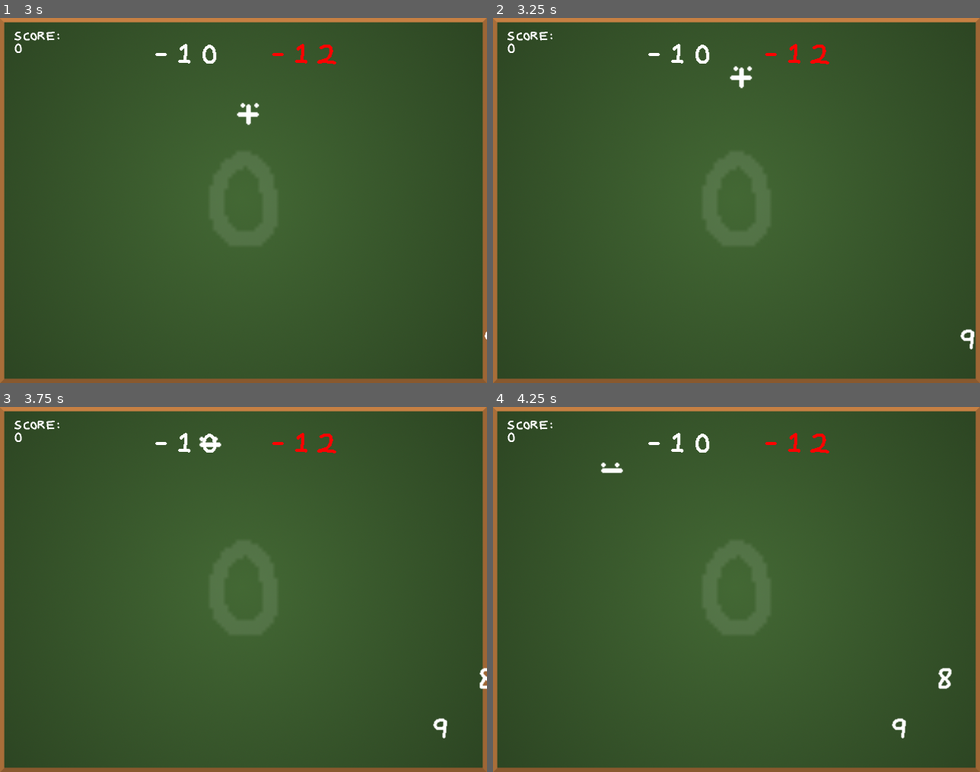
Above: before the commit, frames 1-4 (two rows, left to right).
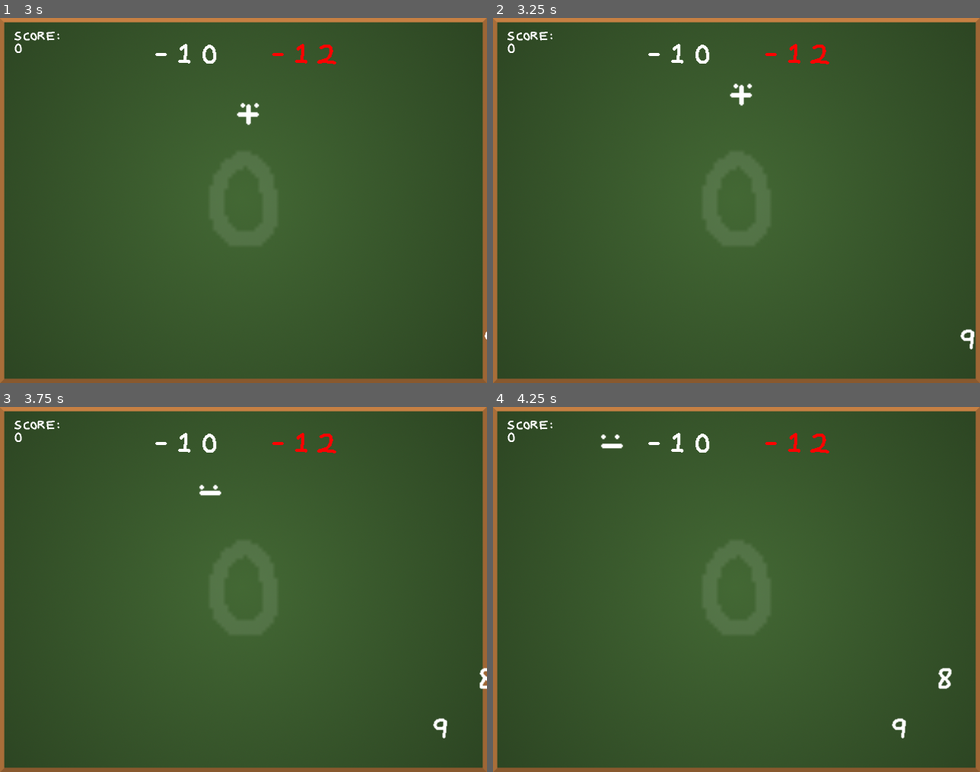
Above: after the commit, the same moments.

Repository: patrickgh3/chain_letter_jam
Game: Godot game, scene res://rooms/Main.tscn
Two runs of this game, one before a commit and one after it. Both use one fixed random seed, a clock stepped at 60 frames per second and the inputs below.
Inputs:
- Up to frame 1 (3 s): hold Right (ui_right) 0.53-1.28 s; tap X (action) at 0.6, 2.1 s; tap Z (jump) at 0.77, 1.52 s; hold Down (ui_down) 1.28-2.03 s; tap H (hard_mode) at 1.35, 2.85 s; hold Right (ui_right) 2.03-2.78 s; hold Up (ui_up) from 2.78 s (still down)
- Up to frame 2 (3.25 s): keep holding Up (ui_up); tap Z (jump) at 3.02 s
- Up to frame 3 (3.75 s): release Up (ui_up) at 3.53 s; hold Left (ui_left) from 3.53 s (still down); tap X (action) at 3.6 s
- Up to frame 4 (4.25 s): keep holding Left (ui_left); tap Z (jump) at 3.77 s

Frame 1 is identical in both runs. In frame 2, 0.3% of the frame differs, in the area x 48-54%, y 13-25%; in frame 3, 0.2%; in frame 4, 0.2%.

Commit message:
itch images, asdf

Diff:
--- a/arithmetic/project.godot
+++ b/arithmetic/project.godot
@@ -69,6 +69,7 @@
 , Object(InputEventKey,"resource_local_to_scene":false,"resource_name":"","device":0,"alt":false,"shift":false,"control":false,"meta":false,"command":false,"pressed":false,"scancode":32,"unicode":0,"echo":false,"script":null)
 , Object(InputEventJoypadButton,"resource_local_to_scene":false,"resource_name":"","device":0,"button_index":3,"pressure":0.0,"pressed":false,"script":null)
 , Object(InputEventKey,"resource_local_to_scene":false,"resource_name":"","device":0,"alt":false,"shift":false,"control":false,"meta":false,"command":false,"pressed":false,"scancode":87,"unicode":0,"echo":false,"script":null)
+, Object(InputEventKey,"resource_local_to_scene":false,"resource_name":"","device":0,"alt":false,"shift":false,"control":false,"meta":false,"command":false,"pressed":false,"scancode":16777232,"unicode":0,"echo":false,"script":null)
  ]
 }
 action={
Not shown, added: screenshot.png
Not shown, added: thumb.png
